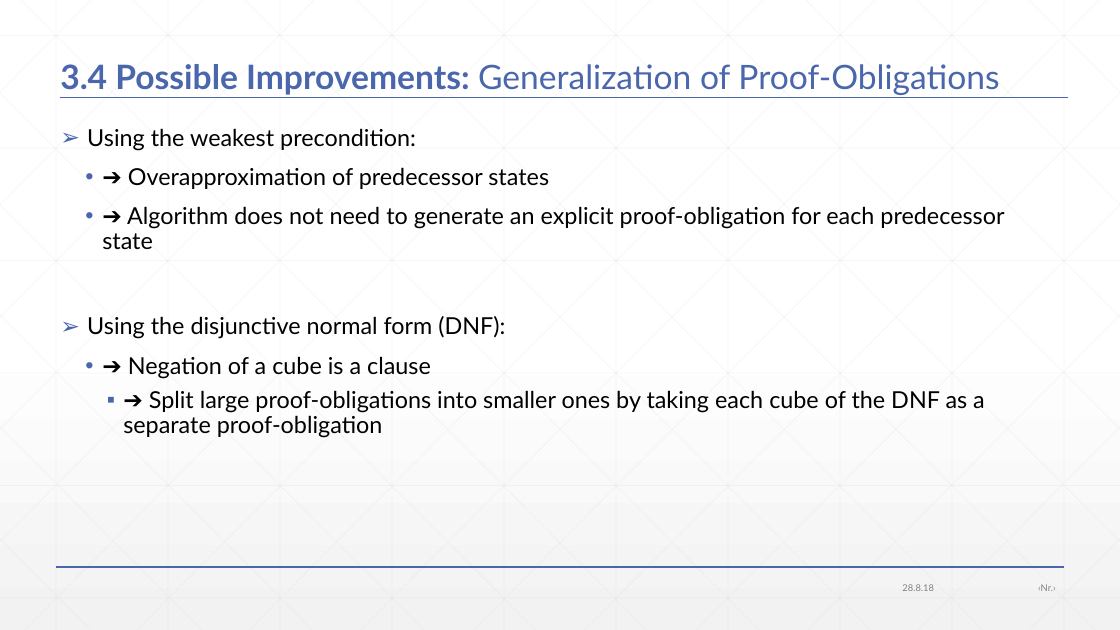
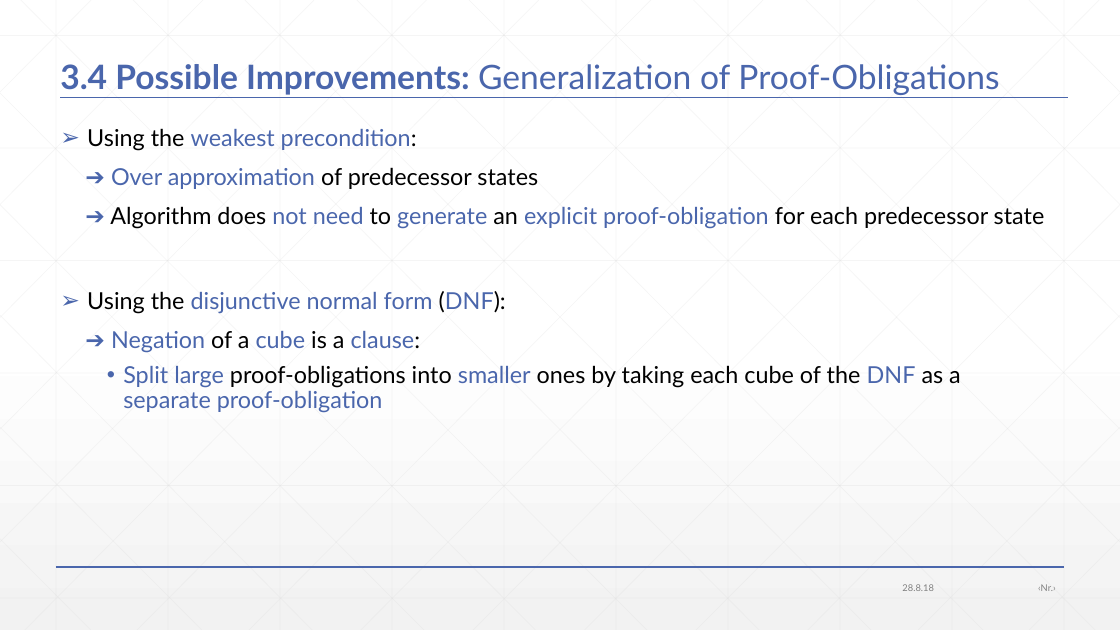
Before and after one commit to JonasWerner/BachelorThesis, a slide deck: slide 55 of Presentation/pdr_presentation.pptx. Drawn at 1120x630 pixels with LibreOffice and Linux fonts; fonts in the diff are those of the drawing. Boxes give left, top, right and bottom in pixels: in the first picture for what was removed or moved away, otherwise in the second. Text is boxed around its words. In the diff, an @@ line names an element or a change of style, - is before the commit and + after.

```diff
--- a/Presentation/pdr_presentation.pptx
+++ b/Presentation/pdr_presentation.pptx
@@ text at (87, 128, 1045, 314): text colour #000000 to #4A66AC in "weakest precondition:", "➔ not need generate explicit proof-obligation", "disjunctive normal form (DNF):"; bullet • to none @@
@@ text at (111, 167, 538, 189): text changed @@
-  • ➔ Overapproximation of predecessor states
+  ➔ Over approximation of predecessor states
@@ text at (111, 331, 961, 413): text changed; text colour #000000 to #4A66AC @@
-  • ➔ Negation of a cube is a clause
-    ▪ ➔ Split large proof-obligations into smaller ones by taking each cube of the DNF as a separate proof-obligation
+  ➔ Negation of a cube is a clause:
+    • Split large proof-obligations into smaller ones by taking each cube of the DNF as a separate proof-obligation
```
Also in this commit, not shown: 14 other slides changed, 3 slides added, 1 slide removed, 1 other file.
